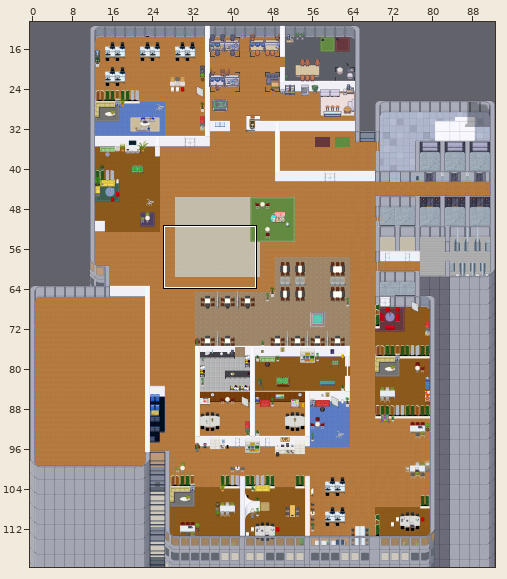
Tiled map (JSON), stored at maps/map.json. The picture above shows the old version from afar; the outline marks the close-up.
Close-up. Before the edit:
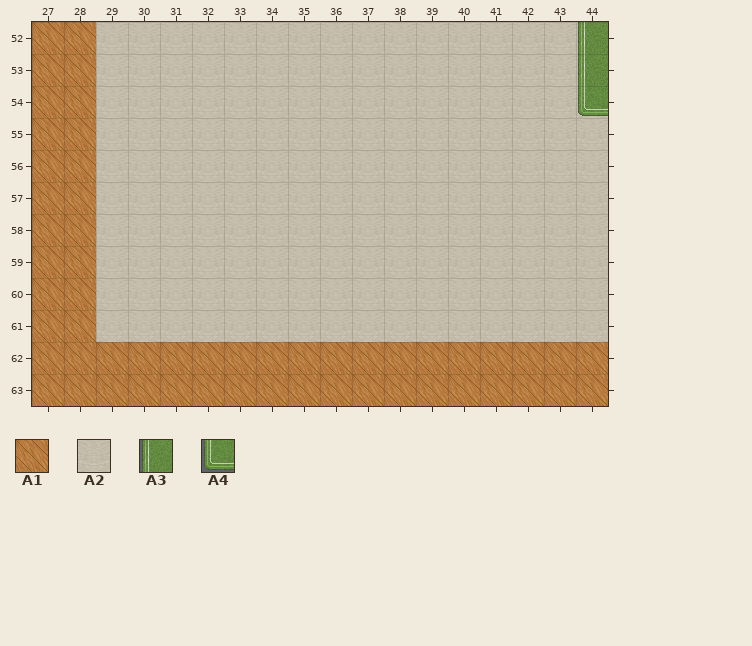
Cells are 32x32 px. Shown: x 27..44, y 52..63. The commit also changed other parts of the map, which this record leaves out.
Key: from "Chunk 1": A1 0 flipped left-right, A2 70, A3 148, A4 152.
__ is an empty cell.
Layers that did not change in this view are not listed.
Layer "floor" before, first column x 27:
52 A1 A1 A2 A2 A2 A2 A2 A2 A2 A2 A2 A2 A2 A2 A2 A2 A2 A2
53 A1 A1 A2 A2 A2 A2 A2 A2 A2 A2 A2 A2 A2 A2 A2 A2 A2 A2
54 A1 A1 A2 A2 A2 A2 A2 A2 A2 A2 A2 A2 A2 A2 A2 A2 A2 A2
55 A1 A1 A2 A2 A2 A2 A2 A2 A2 A2 A2 A2 A2 A2 A2 A2 A2 A2
56 A1 A1 A2 A2 A2 A2 A2 A2 A2 A2 A2 A2 A2 A2 A2 A2 A2 A2
57 A1 A1 A2 A2 A2 A2 A2 A2 A2 A2 A2 A2 A2 A2 A2 A2 A2 A2
58 A1 A1 A2 A2 A2 A2 A2 A2 A2 A2 A2 A2 A2 A2 A2 A2 A2 A2
59 A1 A1 A2 A2 A2 A2 A2 A2 A2 A2 A2 A2 A2 A2 A2 A2 A2 A2
60 A1 A1 A2 A2 A2 A2 A2 A2 A2 A2 A2 A2 A2 A2 A2 A2 A2 A2
61 A1 A1 A2 A2 A2 A2 A2 A2 A2 A2 A2 A2 A2 A2 A2 A2 A2 A2
62 A1 A1 A1 A1 A1 A1 A1 A1 A1 A1 A1 A1 A1 A1 A1 A1 A1 A1
63 A1 A1 A1 A1 A1 A1 A1 A1 A1 A1 A1 A1 A1 A1 A1 A1 A1 A1
After the commit:
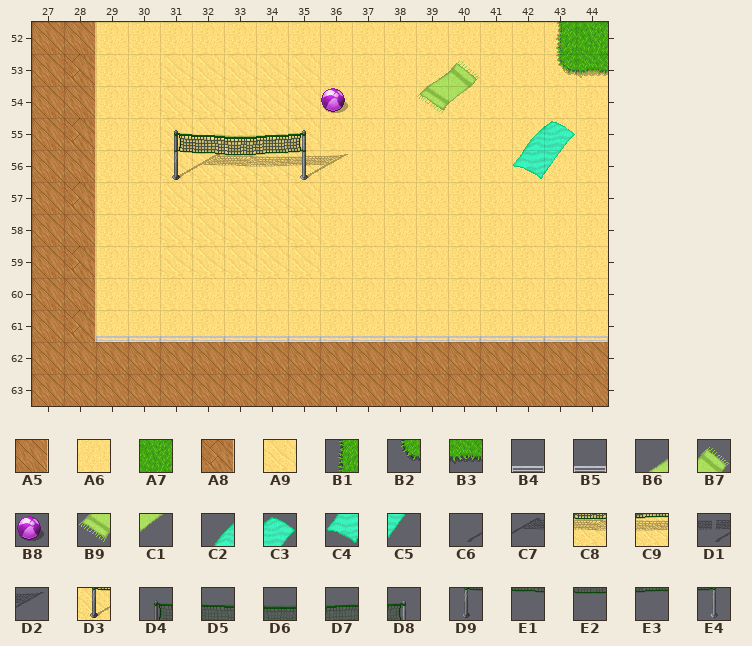
Further tiles: from "Chunk 1": A5 90 flipped left-right, A6 91, A7 92, A8 96 flipped left-right, A9 114, B1 178, B2 179, B3 185, B4 186, B5 187, B6 212, B7 213, B8 214, B9 215, C1 216, C2 217, C3 218, C4 219, C5 220, C6 1418, C7 1419, C8 1420, C9 1421, D1 1422, D2 1423, D3 1471, D4 1495, D5 1496, D6 1497, D7 1498, D8 1499, D9 1500, E1 1501, E2 1502, E3 1503, E4 1504.
See-through tiles are keyed as they look on the map.
Changes in this commit:
{"where": "layer \"floor\""}
{"y":52,"x":28,"old":"A1 A2 A2 A2 A2 A2 A2 A2 A2 A2 A2 A2 A2 A2 A2 A2 A2","new":"A5 A6 A6 A6 A6 A6 A6 A6 A6 A6 A6 A6 A6 A6 A6 A6 A7"}
{"y":53,"x":28,"old":"A1 A2 A2 A2 A2 A2 A2 A2 A2 A2 A2 A2 A2 A2 A2 A2 A2","new":"A8 A6 A6 A9 A9 A9 A9 A9 A6 A6 A6 A6 A6 A6 A6 A6 A6"}
{"y":54,"x":28,"old":"A1 A2 A2 A2 A2 A2 A2 A2 A2 A2 A2 A2 A2 A2 A2 A2 A2","new":"A5 A6 A6 A9 A9 A9 A9 A9 A6 A6 A6 A6 A6 A6 A6 A6 A6"}
{"y":55,"x":28,"old":"A1 A2 A2 A2 A2 A2 A2 A2 A2 A2 A2 A2 A2 A2 A2 A2 A2","new":"A8 A6 A6 A9 A9 A9 A9 A9 A6 A6 A6 A6 A6 A6 A6 A6 A6"}
{"y":56,"x":28,"old":"A1 A2 A2 A2 A2 A2 A2 A2 A2 A2 A2 A2 A2 A2 A2 A2 A2","new":"A5 A6 A6 A9 A9 A9 A9 A9 A6 A6 A6 A6 A6 A6 A6 A6 A6"}
{"y":57,"x":28,"old":"A1 A2 A2 A2 A2 A2 A2 A2 A2 A2 A2 A2 A2 A2 A2 A2 A2","new":"A8 A6 A6 A9 A9 A9 A9 A9 A6 A6 A6 A6 A6 A6 A6 A6 A6"}
{"y":58,"x":28,"old":"A1 A2 A2 A2 A2 A2 A2 A2 A2 A2 A2 A2 A2 A2 A2 A2 A2","new":"A5 A6 A6 A9 A9 A9 A9 A9 A6 A6 A6 A6 A6 A6 A6 A6 A6"}
{"y":59,"x":28,"old":"A1 A2 A2 A2 A2 A2 A2 A2 A2 A2 A2 A2 A2 A2 A2 A2 A2","new":"A8 A6 A6 A9 A9 A9 A9 A9 A6 A6 A6 A6 A6 A6 A6 A6 A6"}
{"y":60,"x":28,"old":"A1 A2 A2 A2 A2 A2 A2 A2 A2 A2 A2 A2 A2 A2 A2 A2 A2","new":"A5 A6 A6 A6 A6 A6 A6 A6 A6 A6 A6 A6 A6 A6 A6 A6 A6"}
{"y":61,"x":28,"old":"A1 A2 A2 A2 A2 A2 A2 A2 A2 A2 A2 A2 A2 A2 A2 A2 A2","new":"A8 A6 A6 A6 A6 A6 A6 A6 A6 A6 A6 A6 A6 A6 A6 A6 A6"}
{"where": "layer \"carpet\""}
{"y":52,"x":43,"old":"__ A3","new":"B1 __"}
{"y":53,"x":43,"old":"__ A3","new":"B2 B3"}
{"y":54,"x":44,"old":"A4","new":"__"}
{"y":61,"x":29,"old":"__ __ __ __ __ __ __ __ __ __ __ __ __ __ __ __","new":"B5 B4 B5 B4 B5 B4 B5 B4 B5 B4 B5 B4 B5 B4 B5 B4"}
{"where": "layer \"belowFurniture\""}
{"y":53,"x":39,"old":"__ __","new":"B6 B7"}
{"y":54,"x":36,"old":"__","new":"B8"}
{"y":54,"x":39,"old":"__ __","new":"B9 C1"}
{"y":55,"x":42,"old":"__ __","new":"C2 C3"}
{"y":56,"x":42,"old":"__ __","new":"C4 C5"}
{"where": "layer \"top4\""}
{"y":56,"x":31,"old":"__ __ __ __ __ __","new":"C6 C7 C8 C9 D1 D2"}
{"where": "layer \"aboveFurniture\""}
{"y":55,"x":31,"old":"__ __ __ __ __","new":"D4 D5 D6 D7 D8"}
{"y":56,"x":31,"old":"__ __ __ __ __","new":"D9 E1 E2 E3 E4"}
{"where": "layer \"collisions\""}
{"y":56,"x":31,"old":"__","new":"D3"}
{"y":56,"x":35,"old":"__","new":"D3"}
{"label":"changed","picture_box":[64,22,608,342]}
